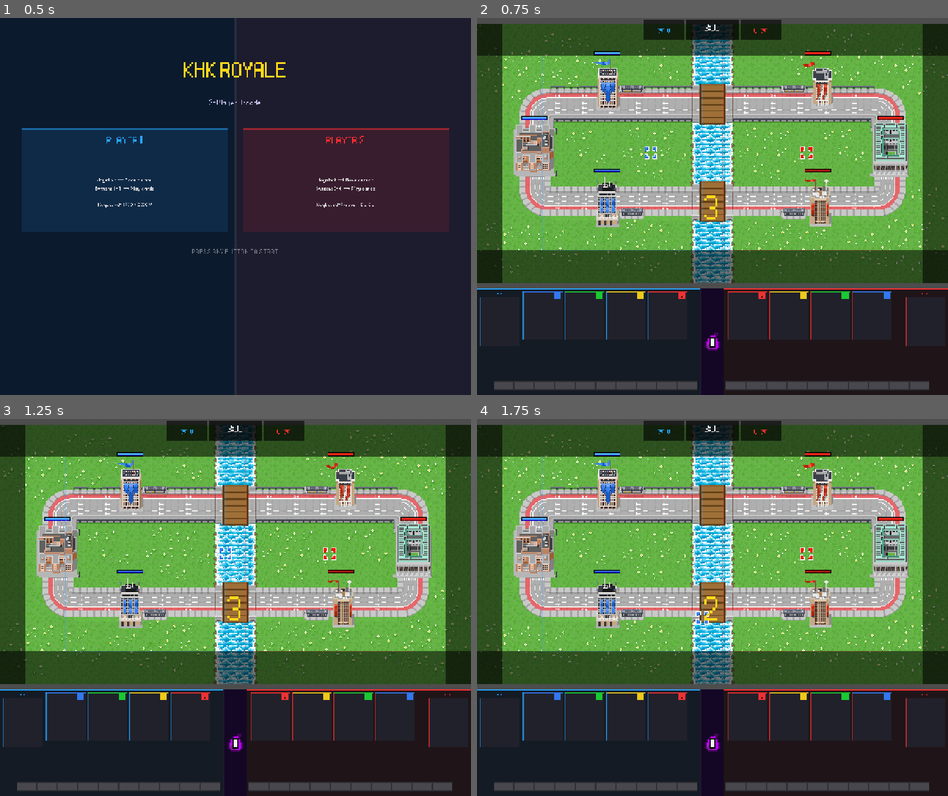
Above: before the commit, frames 1-4 (two rows, left to right).
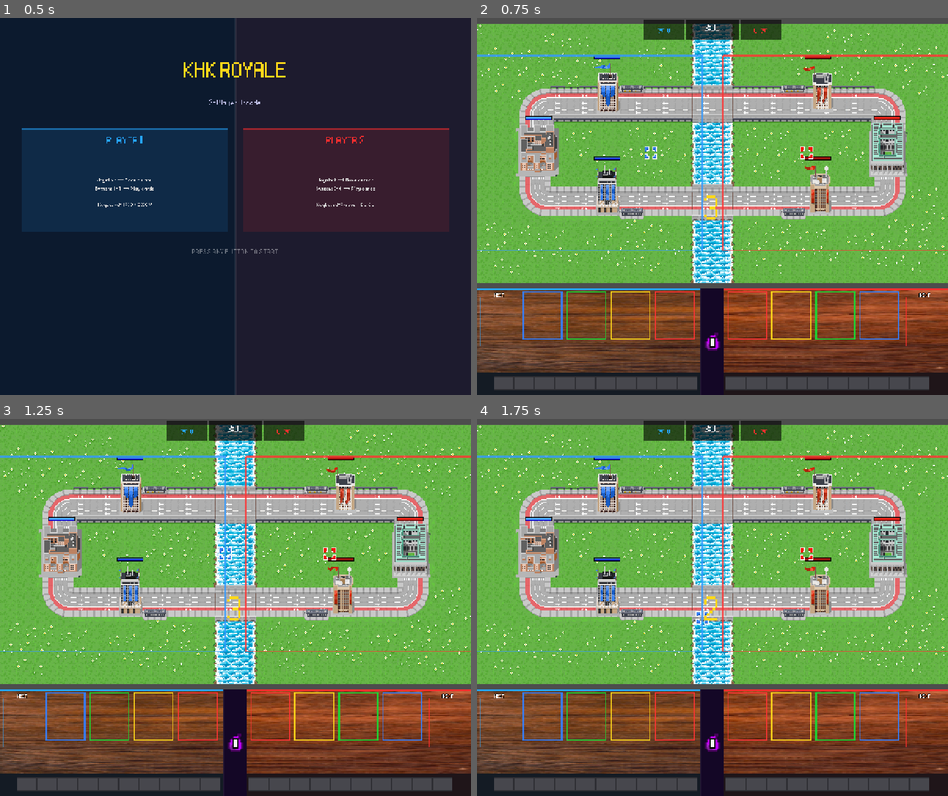
Above: after the commit, the same moments.

Repository: michaelcortese/khk-expo-2026
Game: Godot game, scene res://main_menu.tscn
Two runs of this game, one before a commit and one after it. Both use one fixed random seed, a clock stepped at 60 frames per second and the inputs below.
Inputs:
- Up to frame 1 (0.5 s): no input
- Up to frame 2 (0.75 s): tap Enter at 0.5 s; hold D from 0.53 s (still down); tap Z at 0.6 s
- Up to frame 3 (1.25 s): keep holding D
- Up to frame 4 (1.75 s): release D at 1.28 s; hold S from 1.28 s (still down); tap X at 1.35 s

Frame 1 is identical in both runs. In frame 2, 50% of the frame differs, in the area x 0-100%, y 1-97%; in frame 3, 50%; in frame 4, 50%.

Commit message:
added visuals and fixed sound

Diff:
--- a/game.tscn
+++ b/game.tscn
@@ -10,19 +10,19 @@
 position = Vector2(480, 240)
 
 [node name="King_Tower_P1" parent="." unique_id=1258321266 instance=ExtResource("2_e2o6t")]
-position = Vector2(40, 240)
+position = Vector2(51, 240)
 
 [node name="Princess_Tower1_P1" parent="." unique_id=957856165 instance=ExtResource("2_e2o6t")]
-position = Vector2(220, 80)
+position = Vector2(220, 90)
 
 [node name="Princess_Tower2_P1" parent="." unique_id=1908782305 instance=ExtResource("2_e2o6t")]
-position = Vector2(220, 370)
+position = Vector2(220, 339)
 
 [node name="King_Tower_P2" parent="." unique_id=768260525 instance=ExtResource("2_e2o6t")]
-position = Vector2(920, 240)
+position = Vector2(912, 240)
 
 [node name="Princess_Tower1_P2" parent="." unique_id=321096686 instance=ExtResource("2_e2o6t")]
-position = Vector2(740, 80)
+position = Vector2(740, 90)
 
 [node name="Princess_Tower2_P2" parent="." unique_id=1541098631 instance=ExtResource("2_e2o6t")]
-position = Vector2(740, 370)
+position = Vector2(740, 339)
--- a/project.godot
+++ b/project.godot
@@ -21,7 +21,6 @@
 
 window/size/viewport_width=1280
 window/size/viewport_height=1024
-window/size/mode=2
 window/stretch/mode="canvas_items"
 window/stretch/aspect="expand"
 
--- a/scripts/field_bg.gd
+++ b/scripts/field_bg.gd
@@ -40,8 +40,6 @@
 		# Fallback solid color if textures failed to load
 		draw_rect(field_rect, Color(0.18, 0.45, 0.15))
 
-	_draw_bridges()
-	_draw_vignette()
 
 func _draw_bridges() -> void:
 	_draw_one_bridge(BRIDGE_TOP_Y0, BRIDGE_TOP_Y1)
--- a/scripts/hud.gd
+++ b/scripts/hud.gd
@@ -12,11 +12,11 @@
 
 const CARD_W    := 108.0   # 3× knight card width  (36 px native)
 const CARD_H    := 132.0   # 3× knight card height (44 px native) — 9:11 ratio
-const CARD_PAD  := 5.0
+const CARD_PAD  := 12.0
 const NEXT_W    := 108.0   # same size as hand cards
 const NEXT_H    := 132.0
 
-const ELIX_H    := 32.0
+const ELIX_H    := 44.0
 const ELIX_Y    := PANEL_Y + PANEL_H - ELIX_H - 10.0
 
 const ELIX_COL  := Color(0.58, 0.08, 0.88)
@@ -57,8 +57,8 @@
 
 var _p1_next_name:  Label
 var _p2_next_name:  Label
-var _p1_next_cost:  Label
-var _p2_next_cost:  Label
+var _p1_next_cost:  TextureRect
+var _p2_next_cost:  TextureRect
 var _p1_next_root:  Control
 var _p2_next_root:  Control
 var _p1_next_icon:  TextureRect
@@ -74,6 +74,7 @@
 var _center_elix_icon:   TextureRect
 var _elix1_tex:          Texture2D
 var _elix2_tex:          Texture2D
+var _card_bg_tex:        Texture2D
 
 # ── Animation state ───────────────────────────────────────────────────────────
 var _p1_last_ids:  Array[String] = ["","","",""]
@@ -97,6 +98,7 @@
 	_elix_prev_tex = load("res://assets/elixer_bar_assets/elixer_bar_prev_chunck.png") as Texture2D
 	_elix_curr_tex = load("res://assets/elixer_bar_assets/elixer_bar_curr_chunk.png")  as Texture2D
 	_elix_base_tex = load("res://assets/elixer_bar_assets/base_elixer.png")            as Texture2D
+	_card_bg_tex   = load("res://assets/background_assets/cards_deck_background.png")   as Texture2D
 	# Number icon textures 1-9
 	for n in range(1, 11):
 		_elix_num_textures[n] = load("res://assets/elixer_bar_assets/elixer_%d.png" % n) as Texture2D
@@ -119,6 +121,16 @@
 	sep.position = Vector2(0.0, PANEL_Y)
 	sep.size     = Vector2(SCREEN_W, 1.0)
 	add_child(sep)
+
+	# Full-width wood tray — sits behind all card/elixir elements
+	var tray := TextureRect.new()
+	tray.texture        = _card_bg_tex
+	tray.texture_filter = CanvasItem.TEXTURE_FILTER_NEAREST
+	tray.expand_mode    = TextureRect.EXPAND_IGNORE_SIZE
+	tray.stretch_mode   = TextureRect.STRETCH_SCALE
+	tray.position       = Vector2(0.0, PANEL_Y + 1.0)
+	tray.size           = Vector2(SCREEN_W, PANEL_H - ELIX_H - 18.0)
+	add_child(tray)
 
 func _build_timer() -> void:
 	_timer_bg = ColorRect.new()
@@ -203,6 +215,13 @@
 	var compact := "res://assets/" + compact_id + "_assets/" + compact_id + "_card.png"
 	if ResourceLoader.exists(compact):
 		return load(compact) as Texture2D
+	# Handle misspelled folder names (e.g. giant → gaint)
+	const FOLDER_OVERRIDES: Dictionary = {"giant": "gaint"}
+	if FOLDER_OVERRIDES.has(card_id):
+		var alt: String = FOLDER_OVERRIDES[card_id]
+		var alt_path := "res://assets/" + alt + "_assets/" + alt + "_card.png"
+		if ResourceLoader.exists(alt_path):
+			return load(alt_path) as Texture2D
 	# Fallback: root assets folder
 	var root := "res://assets/" + card_id + "_card.png"
 	if ResourceLoader.exists(root):
@@ -215,18 +234,18 @@
 	var tc      := P1_COL if is_p1 else P2_COL
 	var sec_x   := 0.0 if is_p1 else SIDE_W + CENTER_W
 
-	# Team accent line
+	# Team accent line — same thickness both sides
 	var accent := ColorRect.new()
 	accent.color    = tc
 	accent.position = Vector2(sec_x, PANEL_Y)
-	accent.size     = Vector2(SIDE_W, 3.0)
+	accent.size     = Vector2(SIDE_W, 5.0)
 	add_child(accent)
 
 	# Subtle team tint
 	var tint := ColorRect.new()
 	tint.color    = Color(tc.r, tc.g, tc.b, 0.05)
-	tint.position = Vector2(sec_x, PANEL_Y + 3.0)
-	tint.size     = Vector2(SIDE_W, PANEL_H - 3.0)
+	tint.position = Vector2(sec_x, PANEL_Y + 5.0)
+	tint.size     = Vector2(SIDE_W, PANEL_H - 5.0)
 	add_child(tint)
 
 	# ── Layout: for P1 [NEXT][1][2][3][4], for P2 [1][2][3][4][NEXT]
@@ -246,7 +265,7 @@
 
 # ── Next card preview ─────────────────────────────────────────────────────────
 func _build_next_card(p: int, nx: float, tc: Color) -> void:
-	const NEXT_COST_ROW := 26.0
+	const NEXT_COST_ROW := 42.0
 	var is_p1 := p == 0
 
 	# Root: "NEXT" label + image + cost below image
@@ -261,15 +280,17 @@
 	var lbl := Label.new()
 	lbl.text = "NEXT"
 	lbl.position = Vector2(0.0, 0.0)
-	lbl.size     = Vector2(NEXT_W, 16.0)
+	lbl.size     = Vector2(NEXT_W, 18.0)
 	lbl.horizontal_alignment = HORIZONTAL_ALIGNMENT_CENTER
-	lbl.add_theme_font_size_override("font_size", 11)
-	lbl.add_theme_color_override("font_color", Color(tc.r, tc.g, tc.b, 0.80))
+	lbl.add_theme_font_size_override("font_size", 20)
+	lbl.add_theme_color_override("font_color", Color.WHITE)
+	lbl.add_theme_constant_override("outline_size", 4)
+	lbl.add_theme_color_override("font_outline_color", Color.BLACK)
 	root.add_child(lbl)
 
-	# 1. Dark background — wraps image
+	# 1. Transparent backing (tray texture shows through)
 	var nbg := ColorRect.new()
-	nbg.color    = CARD_BG
+	nbg.color    = Color(0.0, 0.0, 0.0, 0.0)
 	nbg.position = Vector2(0.0, 16.0)
 	nbg.size     = Vector2(NEXT_W, NEXT_H)
 	root.add_child(nbg)
@@ -285,7 +306,7 @@
 	nn.autowrap_mode = TextServer.AUTOWRAP_WORD_SMART
 	root.add_child(nn)
 
-	# 3. Card icon — fills image area (added after bg, before frame overlay)
+	# 3. Card icon — fills image area
 	var ni := TextureRect.new()
 	ni.position     = Vector2(0.0, 16.0)
 	ni.size         = Vector2(NEXT_W, NEXT_H)
@@ -301,14 +322,14 @@
 	bar.size     = Vector2(3.0, NEXT_H)
 	root.add_child(bar)
 
-	# 5. Elixir cost — below image
-	var nc := Label.new()
-	nc.position = Vector2(0.0, 16.0 + NEXT_H + 2.0)
-	nc.size     = Vector2(NEXT_W, NEXT_COST_ROW - 2.0)
-	nc.horizontal_alignment = HORIZONTAL_ALIGNMENT_CENTER
-	nc.vertical_alignment   = VERTICAL_ALIGNMENT_CENTER
-	nc.add_theme_font_size_override("font_size", 17)
-	nc.add_theme_color_override("font_color", ELIX_COL)
+	# 5. Elixir cost icon — below image
+	var nc_h := NEXT_COST_ROW - 4.0
+	var nc := TextureRect.new()
+	nc.position      = Vector2(NEXT_W * 0.5 - nc_h * 0.5, 16.0 + NEXT_H + 2.0)
+	nc.size          = Vector2(nc_h, nc_h)
+	nc.expand_mode   = TextureRect.EXPAND_IGNORE_SIZE
+	nc.stretch_mode  = TextureRect.STRETCH_KEEP_ASPECT_CENTERED
+	nc.texture_filter = CanvasItem.TEXTURE_FILTER_NEAREST
 	root.add_child(nc)
 
 	if is_p1: _p1_next_name = nn; _p1_next_cost = nc; _p1_next_icon = ni
@@ -337,7 +358,7 @@
 	var card_flash: Array = []
 	var card_icons: Array = []
 
-	const COST_ROW := 26.0   # height of cost label row below image
+	const COST_ROW := 42.0   # height of cost label row below image
 
 	for i in range(4):
 		var cx := hx + i * (CARD_W + CARD_PAD)
@@ -352,9 +373,9 @@
 		add_child(root)
 		card_roots.append(root)
 
-		# 1. Dark background — wraps tightly around the image
+		# 1. Transparent backing (tray texture shows through)
 		var cbg := ColorRect.new()
-		cbg.color    = CARD_BG
+		cbg.color    = Color(0.0, 0.0, 0.0, 0.0)
 		cbg.position = Vector2.ZERO
 		cbg.size     = Vector2(CARD_W, CARD_H)
 		root.add_child(cbg)
@@ -372,7 +393,7 @@
 		root.add_child(name_lbl)
 		card_names.append(name_lbl)
 
-		# 3. Card icon — fills image area exactly (added after bg, before overlays)
+		# 3. Card icon — fills image area
 		var icon := TextureRect.new()
 		icon.position     = Vector2.ZERO
 		icon.size         = Vector2(CARD_W, CARD_H)
@@ -382,44 +403,28 @@
 		root.add_child(icon)
 		card_icons.append(icon)
 
-		# 4. Border frame overlaid on image: top strip (button color) + left bar (team color)
-		var strip := ColorRect.new()
-		strip.color    = Color(bc.r, bc.g, bc.b, 0.85)
-		strip.position = Vector2.ZERO
-		strip.size     = Vector2(CARD_W, 4.0)
-		root.add_child(strip)
-
-		var lbar := ColorRect.new()
-		lbar.color    = Color(tc.r, tc.g, tc.b, 0.70)
-		lbar.position = Vector2.ZERO
-		lbar.size     = Vector2(3.0, CARD_H)
-		root.add_child(lbar)
-
-		# 5. Number badge — top-right corner, on top of image
-		var badge_bg := ColorRect.new()
-		badge_bg.color    = Color(bc.r, bc.g, bc.b, 0.92)
-		badge_bg.position = Vector2(CARD_W - 22.0, 4.0)
-		badge_bg.size     = Vector2(18.0, 18.0)
-		root.add_child(badge_bg)
-
-		var badge_lbl := Label.new()
-		badge_lbl.text     = str(i + 1)
-		badge_lbl.position = Vector2(CARD_W - 22.0, 3.0)
-		badge_lbl.size     = Vector2(18.0, 18.0)
-		badge_lbl.horizontal_alignment = HORIZONTAL_ALIGNMENT_CENTER
-		badge_lbl.vertical_alignment   = VERTICAL_ALIGNMENT_CENTER
-		badge_lbl.add_theme_font_size_override("font_size", 12)
-		badge_lbl.add_theme_color_override("font_color", Color(0.05, 0.05, 0.05))
-		root.add_child(badge_lbl)
-
-		# 6. Elixir cost — below image, always visible
-		var cost_lbl := Label.new()
-		cost_lbl.position = Vector2(0.0, CARD_H + 2.0)
-		cost_lbl.size     = Vector2(CARD_W, COST_ROW - 2.0)
-		cost_lbl.horizontal_alignment = HORIZONTAL_ALIGNMENT_CENTER
-		cost_lbl.vertical_alignment   = VERTICAL_ALIGNMENT_CENTER
-		cost_lbl.add_theme_font_size_override("font_size", 17)
-		cost_lbl.add_theme_color_override("font_color", ELIX_COL)
+		# 4. Button-color border (4 sides, no number)
+		const BW := 3.0
+		for border in [
+			[Vector2(0, 0),              Vector2(CARD_W, BW)],
+			[Vector2(0, CARD_H - BW),    Vector2(CARD_W, BW)],
+			[Vector2(0, 0),              Vector2(BW, CARD_H)],
+			[Vector2(CARD_W - BW, 0),    Vector2(BW, CARD_H)],
+		]:
+			var br := ColorRect.new()
+			br.color    = Color(bc.r, bc.g, bc.b, 0.90)
+			br.position = border[0]
+			br.size     = border[1]
+			root.add_child(br)
+
+		# 6. Elixir cost icon — below image, always visible
+		var cost_lbl := TextureRect.new()
+		var icon_h := COST_ROW - 6.0
+		cost_lbl.position      = Vector2(CARD_W * 0.5 - icon_h * 0.5, CARD_H + 3.0)
+		cost_lbl.size          = Vector2(icon_h, icon_h)
+		cost_lbl.expand_mode   = TextureRect.EXPAND_IGNORE_SIZE
+		cost_lbl.stretch_mode  = TextureRect.STRETCH_KEEP_ASPECT_CENTERED
+		cost_lbl.texture_filter = CanvasItem.TEXTURE_FILTER_NEAREST
 		root.add_child(cost_lbl)
 		card_costs.append(cost_lbl)
 
@@ -591,14 +596,15 @@
 
 		# Text
 		names[i].text = card.display_name
-		costs[i].text = "◆ %d" % card.cost
+		costs[i].texture = _elix_num_textures.get(card.cost, null)
 
 		var total := card.troop_count + card.secondary_count
 		cnts[i].text = "×%d" % total if total > 1 else ""
 
 		# Dim if can't afford
 		var dim := 0.38 if not afford else 1.0
-		bgs[i].color      = Color(CARD_BG.r * dim, CARD_BG.g * dim, CARD_BG.b * dim + 0.04 * (1.0 - dim))
+		bgs[i].modulate   = Color(dim, dim, dim)
+		costs[i].modulate = Color(dim, dim, dim)
 		names[i].add_theme_color_override("font_color",
 				Color.WHITE if afford else Color(0.40, 0.40, 0.40))
 		costs[i].add_theme_color_override("font_color",
@@ -610,7 +616,7 @@
 	var ni := _p1_next_icon if p == 0 else _p2_next_icon
 	var card := deck.next_card
 	nn.text = card.display_name
-	nc.text = "◆ %d" % card.cost
+	nc.texture = _elix_num_textures.get(card.cost, null)
 	if ni != null:
 		var last_next_id := _p1_next_last_id if p == 0 else _p2_next_last_id
 		if card.card_id != last_next_id:
--- a/scripts/player_controller.gd
+++ b/scripts/player_controller.gd
@@ -101,8 +101,14 @@
 	_cursor_sprite.position       = cursor_position
 	get_parent().add_child(_cursor_sprite)
 
-	# Deploy zone outline
-	_make_zone_outline(Rect2(zone_min, zone_max - zone_min))
+	# Deploy zone outline — extend to the outer screen edge for each side
+	var outline_min := zone_min
+	var outline_max := zone_max
+	if player_index == 0:
+		outline_min.x = -200.0   # extend to left screen edge
+	else:
+		outline_max.x = 1200.0   # extend to right screen edge
+	_make_zone_outline(Rect2(outline_min, outline_max - outline_min))
 
 func _process(delta: float) -> void:
 	for i in range(4):
@@ -147,8 +153,8 @@
 
 func _make_zone_outline(rect: Rect2) -> void:
 	var ol := Line2D.new()
-	ol.width         = 1.5
-	ol.default_color = Color(cursor_color.r, cursor_color.g, cursor_color.b, 0.25)
+	ol.width         = 4.0
+	ol.default_color = Color(cursor_color.r, cursor_color.g, cursor_color.b, 0.80)
 	ol.add_point(rect.position)
 	ol.add_point(Vector2(rect.end.x, rect.position.y))
 	ol.add_point(rect.end)
--- a/scripts/troop_sprite.gd
+++ b/scripts/troop_sprite.gd
@@ -42,6 +42,22 @@
 var _goblin_frame: int                = 1
 var _goblin_frame_timer: float        = 0.0
 const GOBLIN_FRAME_INTERVAL: float    = 0.14
+
+# Barbarian sprite sheet variables
+var _barbarian_sprite: Sprite2D       = null
+var _barbarian_textures: Dictionary   = {}
+var _barbarian_dir: String            = "right"
+var _barbarian_frame: int             = 1
+var _barbarian_frame_timer: float     = 0.0
+const BARBARIAN_FRAME_INTERVAL: float = 0.13
+
+# Giant sprite sheet variables
+var _giant_sprite: Sprite2D           = null
+var _giant_textures: Dictionary       = {}
+var _giant_dir: String                = "right"
+var _giant_frame: int                 = 1
+var _giant_frame_timer: float         = 0.0
+const GIANT_FRAME_INTERVAL: float     = 0.22
 
 # Hog Rider sprite sheet variables
 var _hogrider_sprite: Sprite2D        = null
@@ -92,6 +108,10 @@
 		_setup_hogrider_sprites()
 	elif _card_id == "wizard":
 		_setup_wizard_sprites()
+	elif _card_id == "barbarian":
+		_setup_barbarian_sprites()
+	elif _card_id == "giant":
+		_setup_giant_sprites()
 
 func set_direction(dir: String) -> void:
 	match _card_id:
@@ -125,6 +145,16 @@
 				return
 			_wizard_dir = dir
 			_update_wizard_texture()
+		"barbarian":
+			if _barbarian_dir == dir:
+				return
+			_barbarian_dir = dir
+			_update_barbarian_texture()
+		"giant":
+			if _giant_dir == dir:
+				return
+			_giant_dir = dir
+			_update_giant_texture()
 
 func set_anim_state(state: String) -> void:
 	if _anim_state == state:
@@ -157,6 +187,14 @@
 				_wizard_frame       = 1
 				_wizard_frame_timer = 0.0
 				_update_wizard_texture()
+			"barbarian":
+				_barbarian_frame       = 1
+				_barbarian_frame_timer = 0.0
+				_update_barbarian_texture()
+			"giant":
+				_giant_frame       = 1
+				_giant_frame_timer = 0.0
+				_update_giant_texture()
 			_:
 				queue_redraw()   # one final draw to show rest pose
 
@@ -224,6 +262,42 @@
 	var key: String = _goblin_dir + "_" + str(_goblin_frame)
 	if _goblin_textures.has(key):
 		_goblin_sprite.texture = _goblin_textures[key]
+
+func _setup_barbarian_sprites() -> void:
+	for dir in ["up", "down", "left", "right"]:
+		for frame in [1, 2]:
+			var key: String = dir + "_" + str(frame)
+			_barbarian_textures[key] = load("res://assets/barbarian_assets/barbarian_" + dir + "_frame" + str(frame) + ".png")
+	_barbarian_sprite                = Sprite2D.new()
+	_barbarian_sprite.texture        = _barbarian_textures["right_1"]
+	_barbarian_sprite.scale          = Vector2(2.0, 2.0)
+	_barbarian_sprite.texture_filter = CanvasItem.TEXTURE_FILTER_NEAREST
+	add_child(_barbarian_sprite)
+
+func _update_barbarian_texture() -> void:
+	if _barbarian_sprite == null:
+		return
+	var key: String = _barbarian_dir + "_" + str(_barbarian_frame)
+	if _barbarian_textures.has(key):
+		_barbarian_sprite.texture = _barbarian_textures[key]
+
+func _setup_giant_sprites() -> void:
+	for dir in ["up", "down", "left", "right"]:
+		for frame in [1, 2]:
+			var key: String = dir + "_" + str(frame)
+			_giant_textures[key] = load("res://assets/gaint_assets/gaint_" + dir + "_frame" + str(frame) + ".png")
+	_giant_sprite                = Sprite2D.new()
+	_giant_sprite.texture        = _giant_textures["right_1"]
+	_giant_sprite.scale          = Vector2(2.0, 2.0)
+	_giant_sprite.texture_filter = CanvasItem.TEXTURE_FILTER_NEAREST
+	add_child(_giant_sprite)
+
+func _update_giant_texture() -> void:
+	if _giant_sprite == null:
+		return
+	var key: String = _giant_dir + "_" + str(_giant_frame)
+	if _giant_textures.has(key):
+		_giant_sprite.texture = _giant_textures[key]
 
 func _setup_hogrider_sprites() -> void:
 	for dir in ["up", "down", "left", "right"]:
@@ -305,6 +379,22 @@
 					_goblin_frame = 2 if _goblin_frame == 1 else 1
 					_update_goblin_texture()
 			return
+		"barbarian":
+			if _anim_state == "walk":
+				_barbarian_frame_timer += delta
+				if _barbarian_frame_timer >= BARBARIAN_FRAME_INTERVAL:
+					_barbarian_frame_timer -= BARBARIAN_FRAME_INTERVAL
+					_barbarian_frame = 2 if _barbarian_frame == 1 else 1
+					_update_barbarian_texture()
+			return
+		"giant":
+			if _anim_state == "walk":
+				_giant_frame_timer += delta
+				if _giant_frame_timer >= GIANT_FRAME_INTERVAL:
+					_giant_frame_timer -= GIANT_FRAME_INTERVAL
+					_giant_frame = 2 if _giant_frame == 1 else 1
+					_update_giant_texture()
+			return
 		"hog_rider":
 			if _anim_state == "walk":
 				_hogrider_frame_timer += delta
@@ -362,7 +452,7 @@
 # ── Dispatch ──────────────────────────────────────────────────────────────────
 
 func _draw() -> void:
-	if _card_id in ["knight", "archer", "mini_pekka", "goblin_gang", "spear_goblin", "hog_rider", "wizard"]:
+	if _card_id in ["knight", "archer", "mini_pekka", "goblin_gang", "spear_goblin", "hog_rider", "wizard", "barbarian", "giant"]:
 		return   # rendered by Sprite2D child node
 	var wp := 0.0   # walk phase 0..TAU
 	var ap := 0.0   # attack phase 0..1
Binary file added: assets/background_assets/cards_deck_background.png
Not shown, added: assets/background_assets/cards_deck_background.png.import
Binary file added: assets/barbarian_assets/barbarian_card.png
Not shown, added: assets/barbarian_assets/barbarian_card.png.import
Binary file added: assets/barbarian_assets/barbarian_down_frame1.png
Not shown, added: assets/barbarian_assets/barbarian_down_frame1.png.import
Binary file added: assets/barbarian_assets/barbarian_down_frame2.png
Not shown, added: assets/barbarian_assets/barbarian_down_frame2.png.import
Binary file added: assets/barbarian_assets/barbarian_left_frame1.png
Not shown, added: assets/barbarian_assets/barbarian_left_frame1.png.import
Binary file added: assets/barbarian_assets/barbarian_left_frame2.png
Not shown, added: assets/barbarian_assets/barbarian_left_frame2.png.import
(and 27 more such lines)
